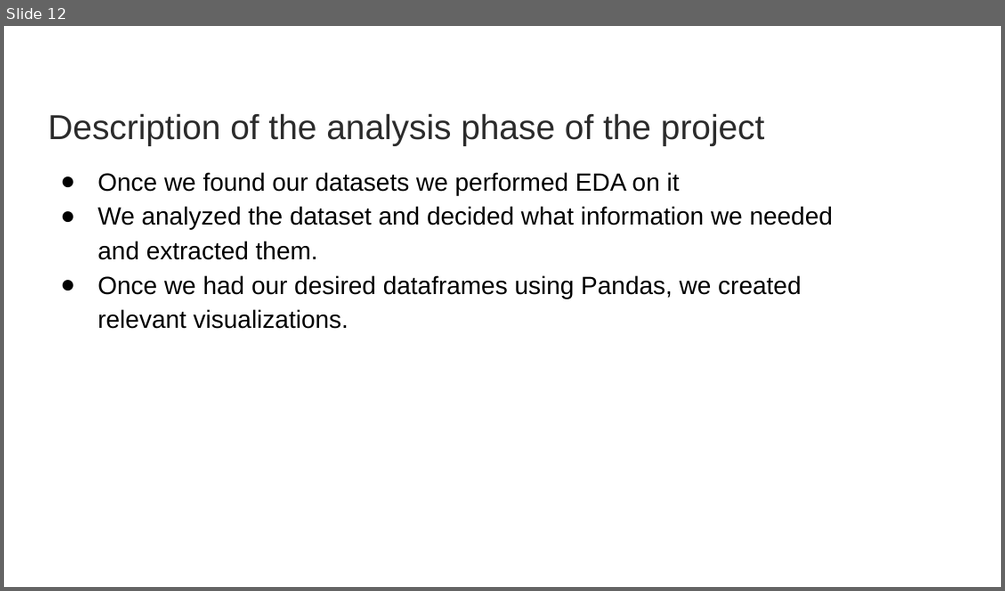
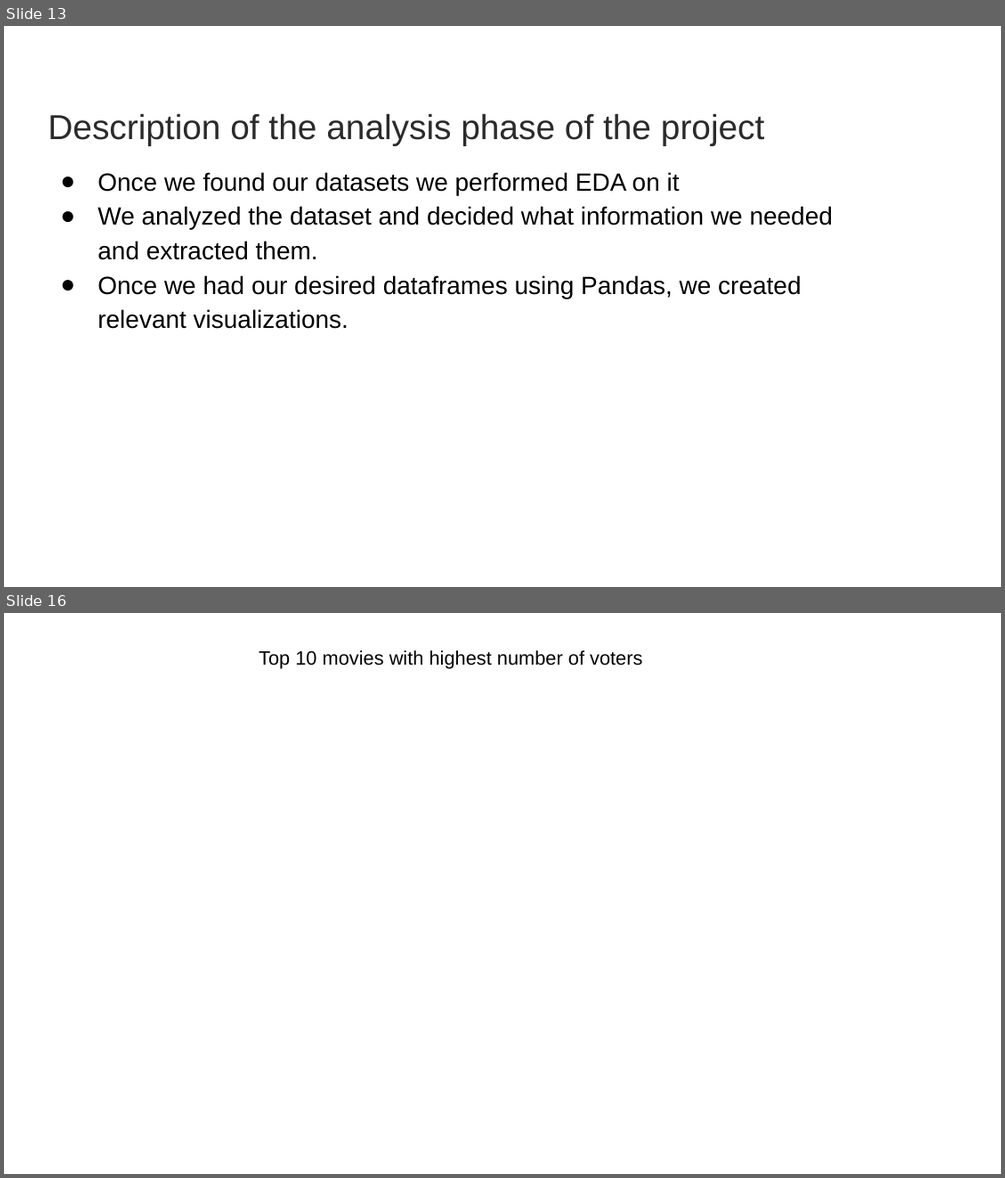
Before and after one commit to Kazmimasooma/Group-1-Disney, a slide deck: Presentation/Group 1 project.pptx. Shown one above the other, each under a label of ours: slide 12 before the commit, slides 13 and 16 after it; the slides between them are not shown. The pictures are 1005x591 and 1005x1178 pixels, drawn with LibreOffice and Linux fonts; fonts in the diff are those of the drawing; background and template pictures are left out. Boxes give left, top, right and bottom in pixels: in the first picture for what was removed or moved away, otherwise in the second. Text is boxed around its words. In the diff, an @@ line names an element or a change of style, - is before the commit and + after.

```diff
--- a/Presentation/Group 1 project.pptx
+++ b/Presentation/Group 1 project.pptx
@@ slide 16 added at <box>4,613,1001,1174</box>, background picture (left out) @@
@@ text added at <box>259,650,642,669</box>, 14 pt, text #000000 @@
+Top 10 movies with highest number of voters
@@ what was slide 12 is now slide 13 @@
```
Also in this commit, not shown: 5 slides changed, 3 other slides added, 1 slide removed.
